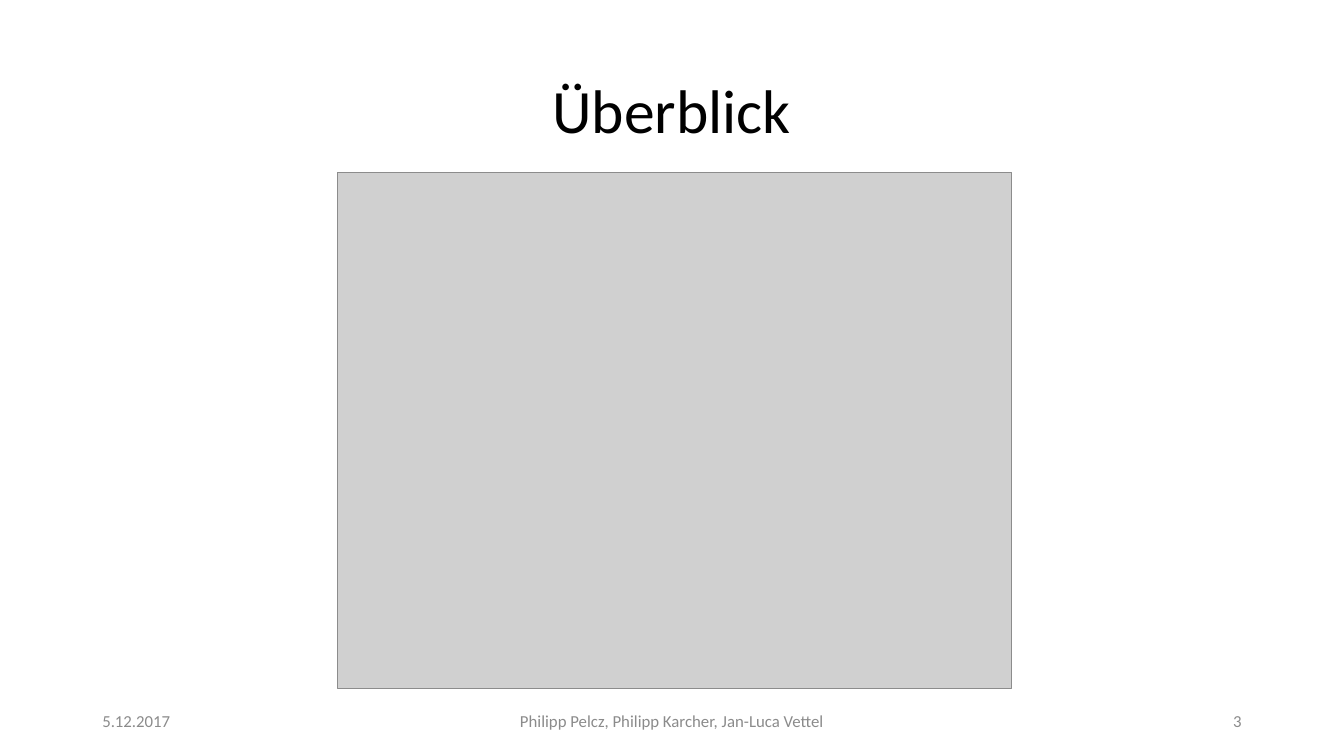
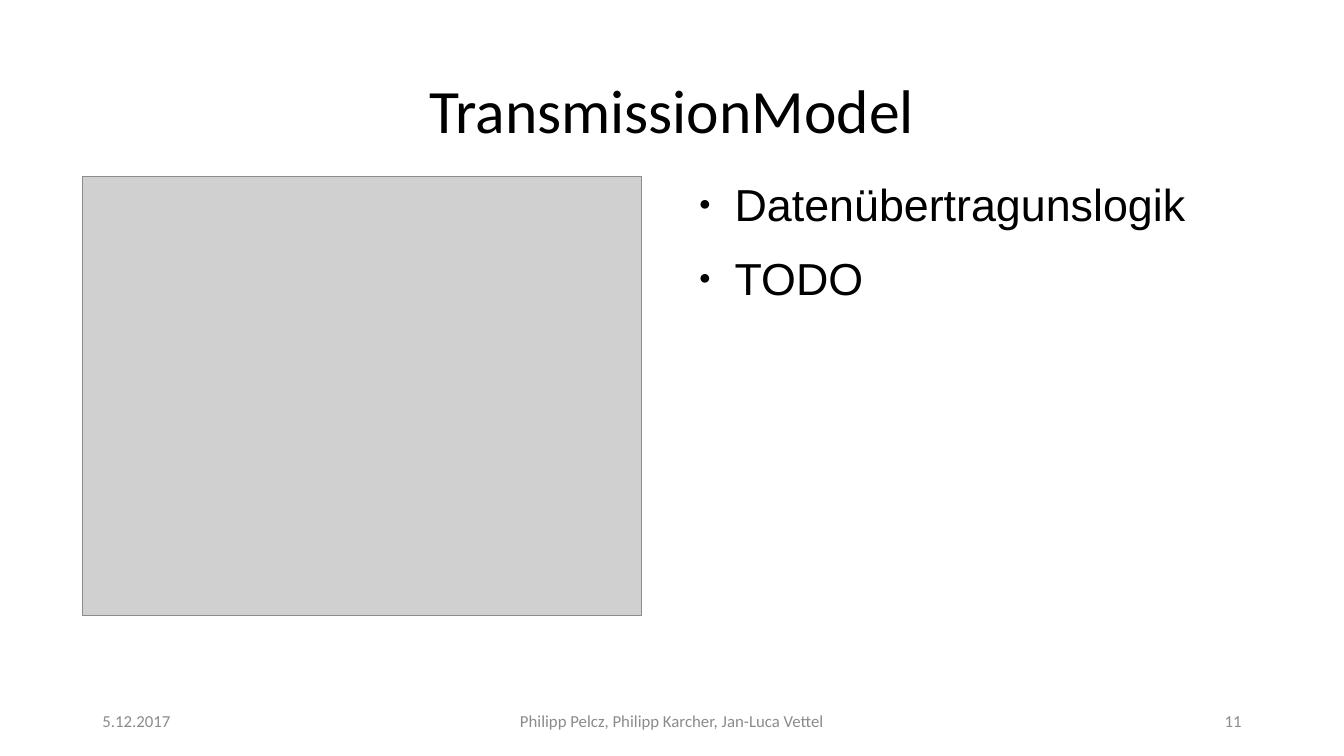
Before and after one commit to Pelcz97/Medox, a slide deck: slide 11 of Entwurf/1.Gruppentreffen.pptx (slide 3 before the commit). Drawn at 1344x756 pixels with LibreOffice and Linux fonts; fonts in the diff are those of the drawing; grey boxes stand for pictures. Boxes give left, top, right and bottom in pixels: in the first picture for what was removed or moved away, otherwise in the second. Text is boxed around its words. In the diff, an @@ line names an element or a change of style, - is before the commit and + after.

```diff
--- a/Entwurf/1.Gruppentreffen.pptx
+++ b/Entwurf/1.Gruppentreffen.pptx
@@ text at [429, 90, 914, 134]: text changed @@
-Überblick
+TransmissionModel
@@ picture: place and size @@
-picture at [338, 172, 1012, 689]
+picture at [83, 176, 641, 615]
@@ text added at [735, 188, 1186, 296], 32 pt, text #000000 @@
+● Datenübertragunslogik
+● TODO
@@ page number at [1225, 716, 1242, 727]: text changed @@
-3
+11
```
Also in this commit, not shown: 2 other slides changed, 6 slides added, 1 other file.
